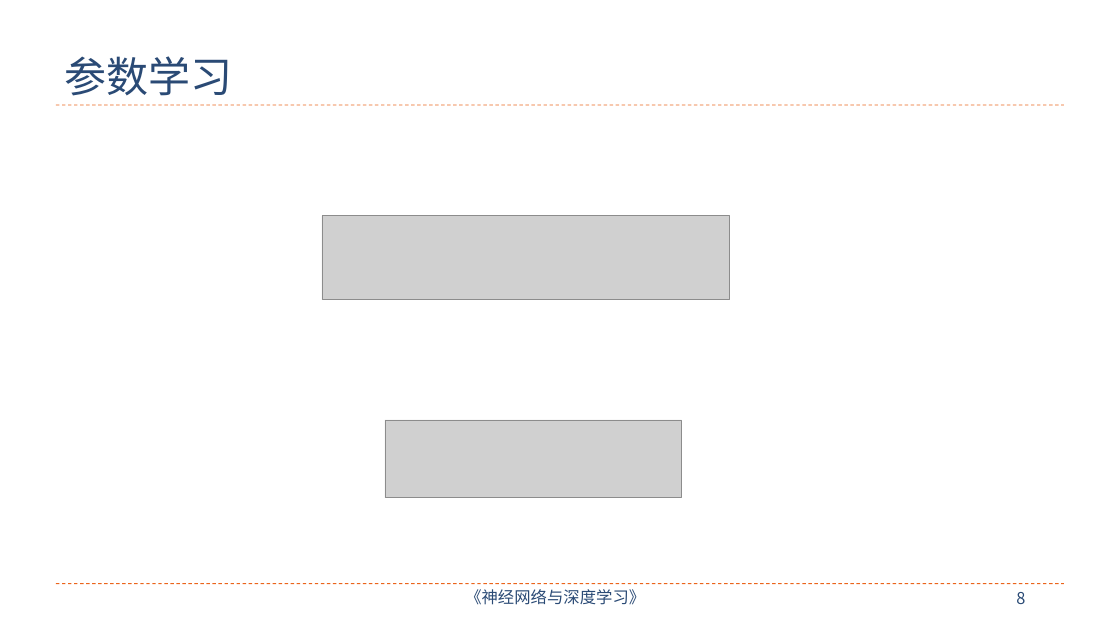
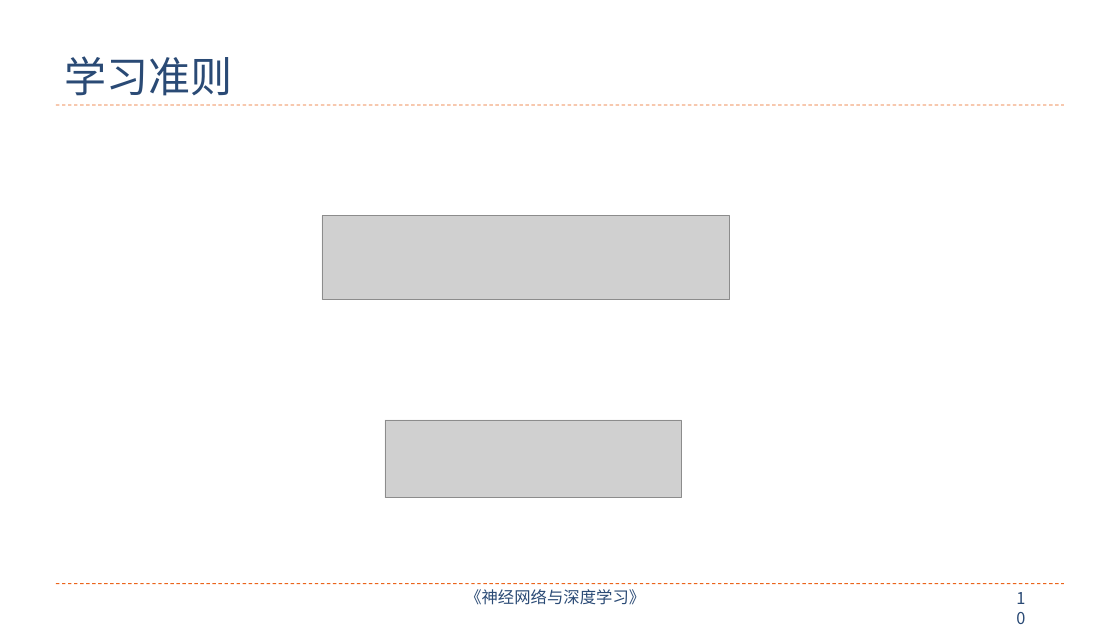
Before and after one commit to nndl/nndl.github.io, a slide deck: slide 10 of ppt/chap-机器学习概述.pptx (slide 8 before the commit). Drawn at 1120x630 pixels with LibreOffice and Linux fonts; fonts in the diff are those of the drawing; grey boxes stand for pictures. Boxes give left, top, right and bottom in pixels: in the first picture for what was removed or moved away, otherwise in the second. Text is boxed around its words. In the diff, an @@ line names an element or a change of style, - is before the commit and + after.

```diff
--- a/ppt/chap-机器学习概述.pptx
+++ b/ppt/chap-机器学习概述.pptx
@@ title at [64, 56, 232, 96]: text changed @@
-参数学习
+学习准则
@@ page number at [1016, 592, 1025, 604]: text changed @@
-8
+10
```
Also in this commit, not shown: 24 other slides changed, 13 slides added, 2 other files.
